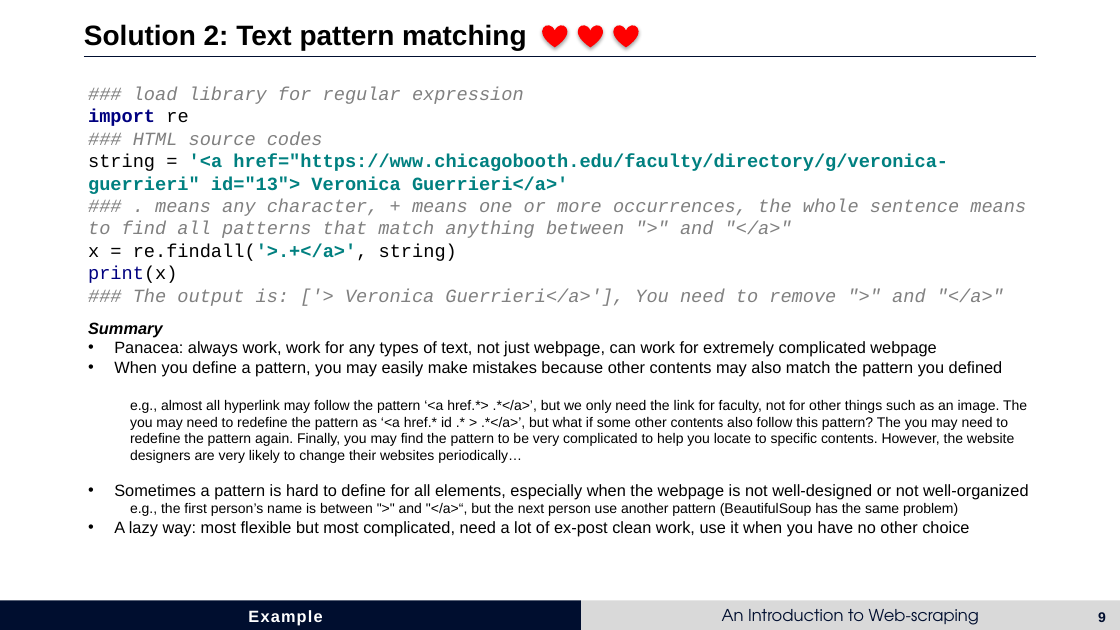
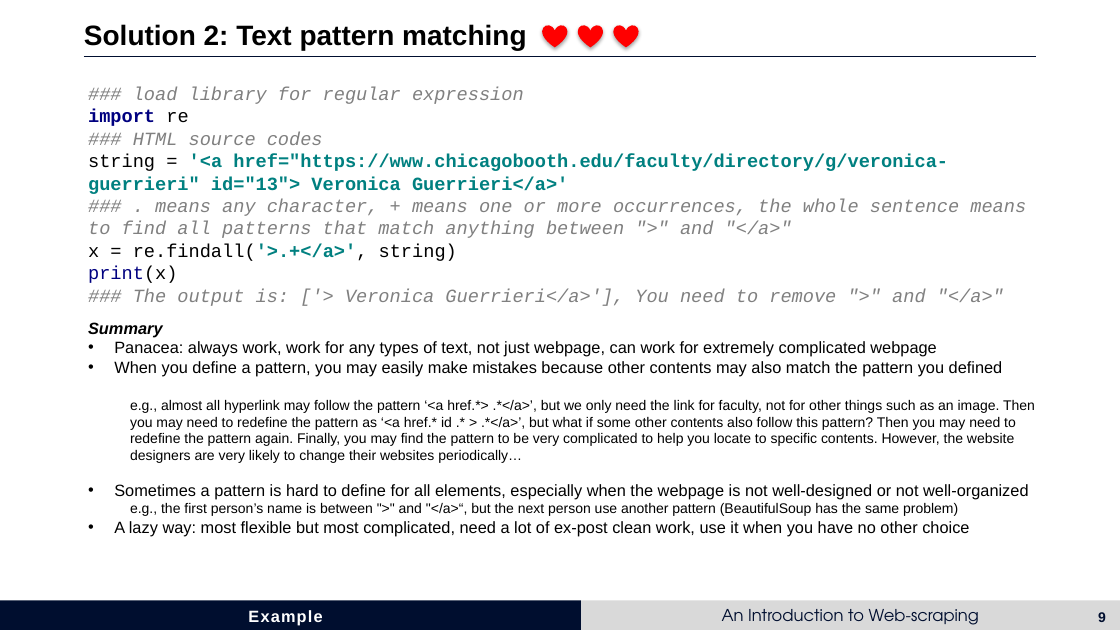
Before and after one commit to HongfeiUconn/Introduction-to-Web-scraping, a slide deck: slide 9 of Introduction to Webscraping.pptx. Drawn at 1120x630 pixels with LibreOffice and Linux fonts; fonts in the diff are those of the drawing. Boxes give left, top, right and bottom in pixels: in the first picture for what was removed or moved away, otherwise in the second. Text is boxed around its words. In the diff, an @@ line names an element or a change of style, - is before the commit and + after.

Commit message:
update slides

```diff
--- a/Introduction to Webscraping.pptx
+++ b/Introduction to Webscraping.pptx
@@ text at (130,400,1035,463): text changed @@
-  e.g., almost all hyperlink may follow the pattern ‘<a href.*> .*</a>’, but we only need the link for faculty, not for other things such as an image. The you may need to redefine the pattern as ‘<a href.* id .* > .*</a>’, but what if some other contents also follow this pattern? The you may need to redefine the pattern again. Finally, you may find the pattern to be very complicated to help you locate to specific contents. However, the website designers are very likely to change their websites periodically…
+  e.g., almost all hyperlink may follow the pattern ‘<a href.*> .*</a>’, but we only need the link for faculty, not for other things such as an image. Then you may need to redefine the pattern as ‘<a href.* id .* > .*</a>’, but what if some other contents also follow this pattern? Then you may need to redefine the pattern again. Finally, you may find the pattern to be very complicated to help you locate to specific contents. However, the website designers are very likely to change their websites periodically…
```
Also in this commit, not shown: 4 other slides changed.
